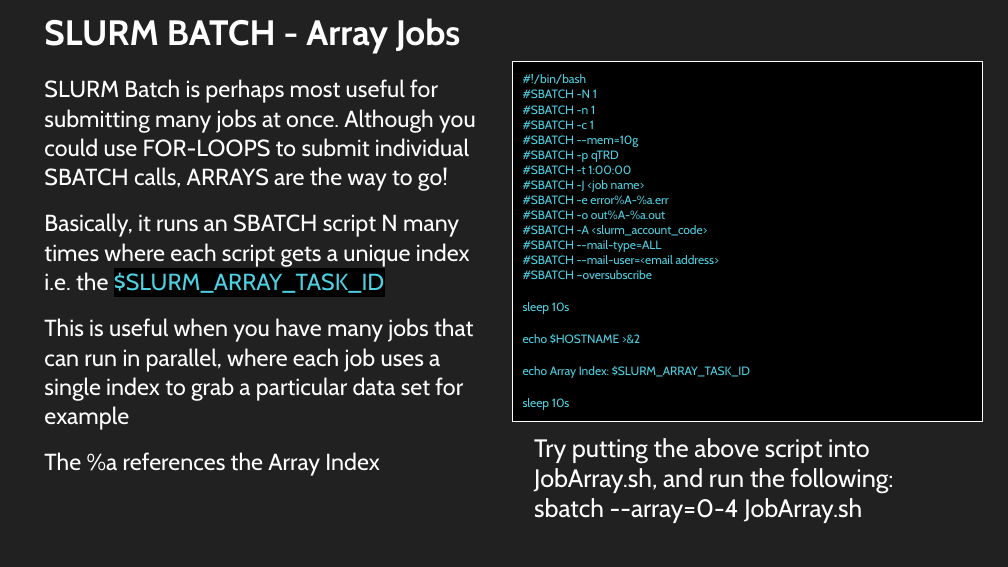
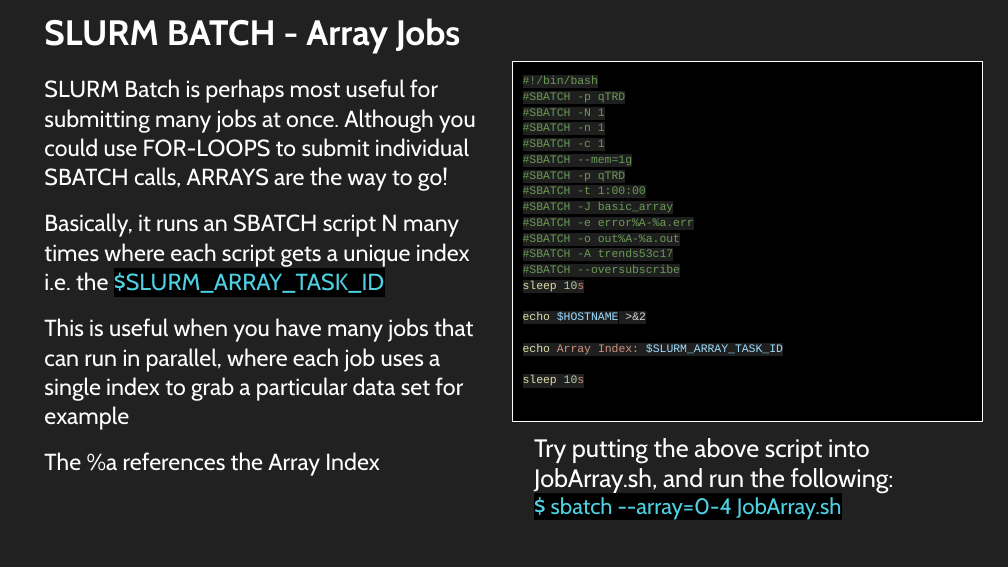
Before and after one commit to trendscenter/ClusterWorkshop, a slide deck: slide 43 of Introduction to the TReNDs Cluster.pptx. Drawn at 1008x567 pixels with LibreOffice and Linux fonts; fonts in the diff are those of the drawing. Boxes give left, top, right and bottom in pixels: in the first picture for what was removed or moved away, otherwise in the second. Text is boxed around its words. In the diff, an @@ line names an element or a change of style, - is before the commit and + after.

```diff
--- a/Introduction to the TReNDs Cluster.pptx
+++ b/Introduction to the TReNDs Cluster.pptx
@@ text at (x1=523, y1=76, x2=694, y2=273): text changed; size 8.6 to 8.1 pt; font Cabin to Courier New; text colour #4DD0E1 to #6A9955 @@
-#!/bin/bash
-#SBATCH -N 1
-#SBATCH -n 1
-#SBATCH -c 1
-#SBATCH --mem=10g
-#SBATCH -p qTRD
-#SBATCH -t 1:00:00
-#SBATCH -J <job name>
-#SBATCH -e error%A-%a.err
-#SBATCH -o out%A-%a.out
-#SBATCH -A <slurm_account_code>
-#SBATCH --mail-type=ALL
-#SBATCH --mail-user=<email address>
-#SBATCH –oversubscribe
+#!/bin/bash
+#SBATCH -p qTRD
+#SBATCH -N 1
+#SBATCH -n 1
+#SBATCH -c 1
+#SBATCH --mem=1g
+#SBATCH -p qTRD
+#SBATCH -t 1:00:00
+#SBATCH -J basic_array
+#SBATCH -e error%A-%a.err
+#SBATCH -o out%A-%a.out
+#SBATCH -A trends53c17
+#SBATCH --oversubscribe
@@ text at (x1=523, y1=281, x2=783, y2=386): size 8.6 to 8.1 pt, font Cabin to Courier New, highlight none to #1F1F1F in "sleep 10s", "echo $HOSTNAME >&2", "echo Array Index: $SLURM_ARRAY_TASK_ID", "sleep 10s"; text colour #4DD0E1 to #DCDCAA in "sleep", "echo", "echo", "sleep"; text colour #4DD0E1 to #B5CEA8 in "10s", "10s"; text colour #4DD0E1 to #CE9178 in "10s", "Array Index:", "10s"; text colour #4DD0E1 to #9CDCFE in "$HOSTNAME", "$SLURM_ARRAY_TASK_ID"; text colour #4DD0E1 to #D4D4D4 in ">&2"; line spacing 1.05 to 1.16; less space between paragraphs @@
@@ text at (x1=551, y1=497, x2=841, y2=520): text changed; size 18 to 16 pt; text colour #FFFFFF to #4DD0E1 @@
-sbatch --array=0-4 JobArray.sh
+$ sbatch --array=0-4 JobArray.sh
```
Also in this commit, not shown: 4 other slides changed, 1 other file.
